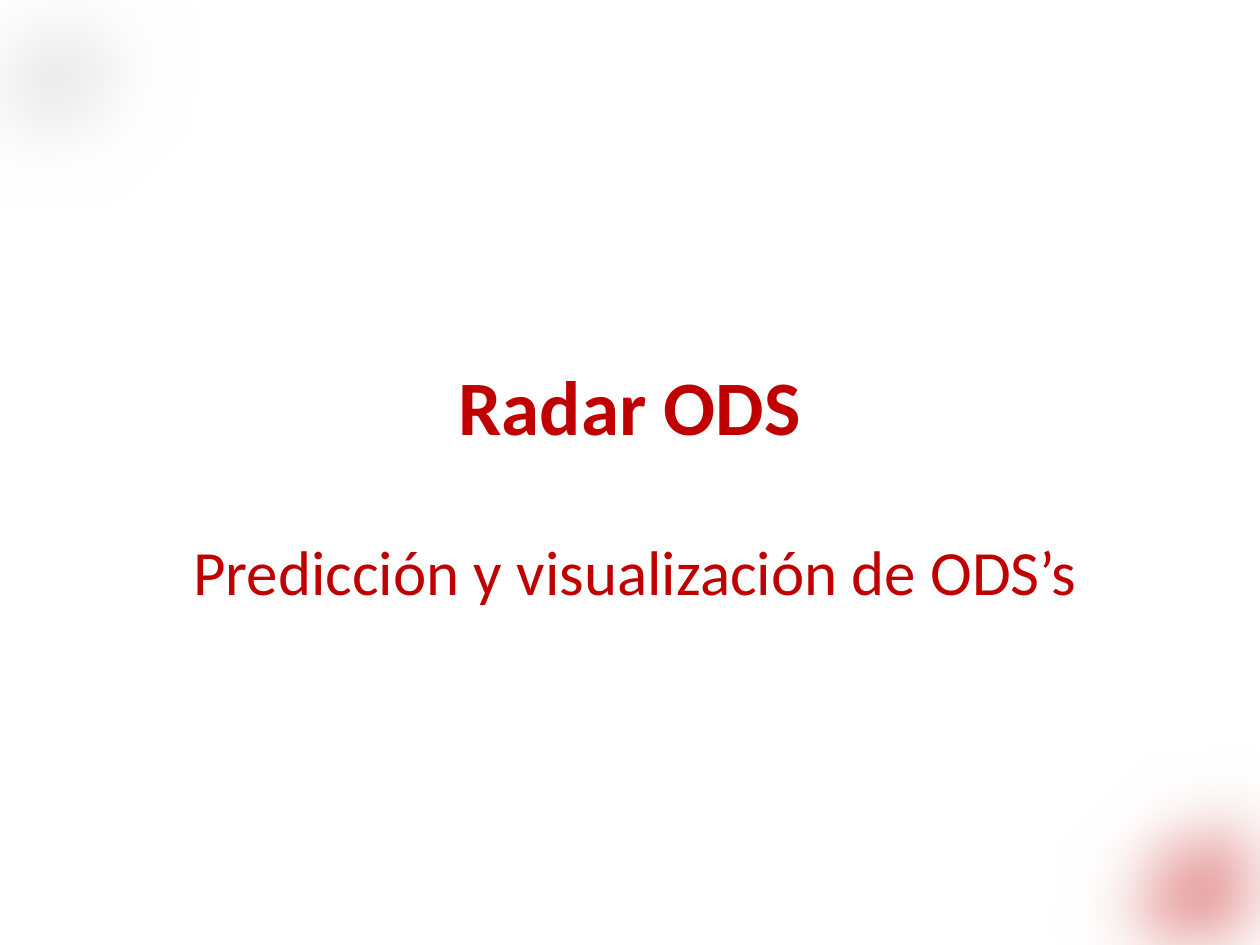
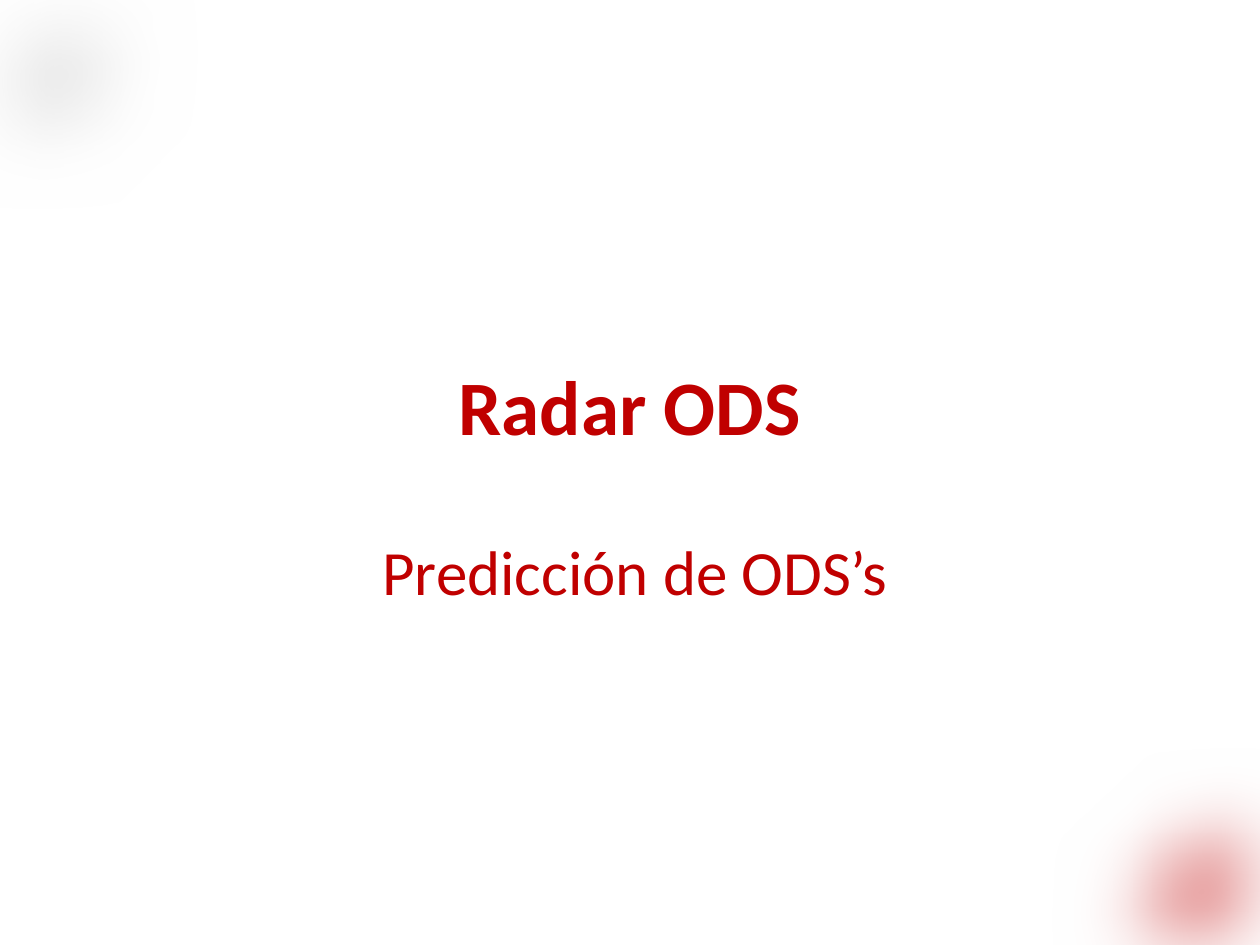
Before and after one commit to GuillePueyo/Radar-ODS-Proyecto-MBIT, a slide deck: slide 1 of Presentación Proyecto MBIT.pptx. Drawn at 1260x945 pixels with LibreOffice and Linux fonts; fonts in the diff are those of the drawing; background and template pictures are left out. Boxes give left, top, right and bottom in pixels: in the first picture for what was removed or moved away, otherwise in the second. Text is boxed around its words. In the diff, an @@ line names an element or a change of style, - is before the commit and + after.

```diff
--- a/Presentación Proyecto MBIT.pptx
+++ b/Presentación Proyecto MBIT.pptx
@@ text at [382,550,887,596]: text changed @@
-Predicción y visualización de ODS’s
+Predicción de ODS’s
```
Also in this commit, not shown: 1 other slide changed, 1 slide added.
